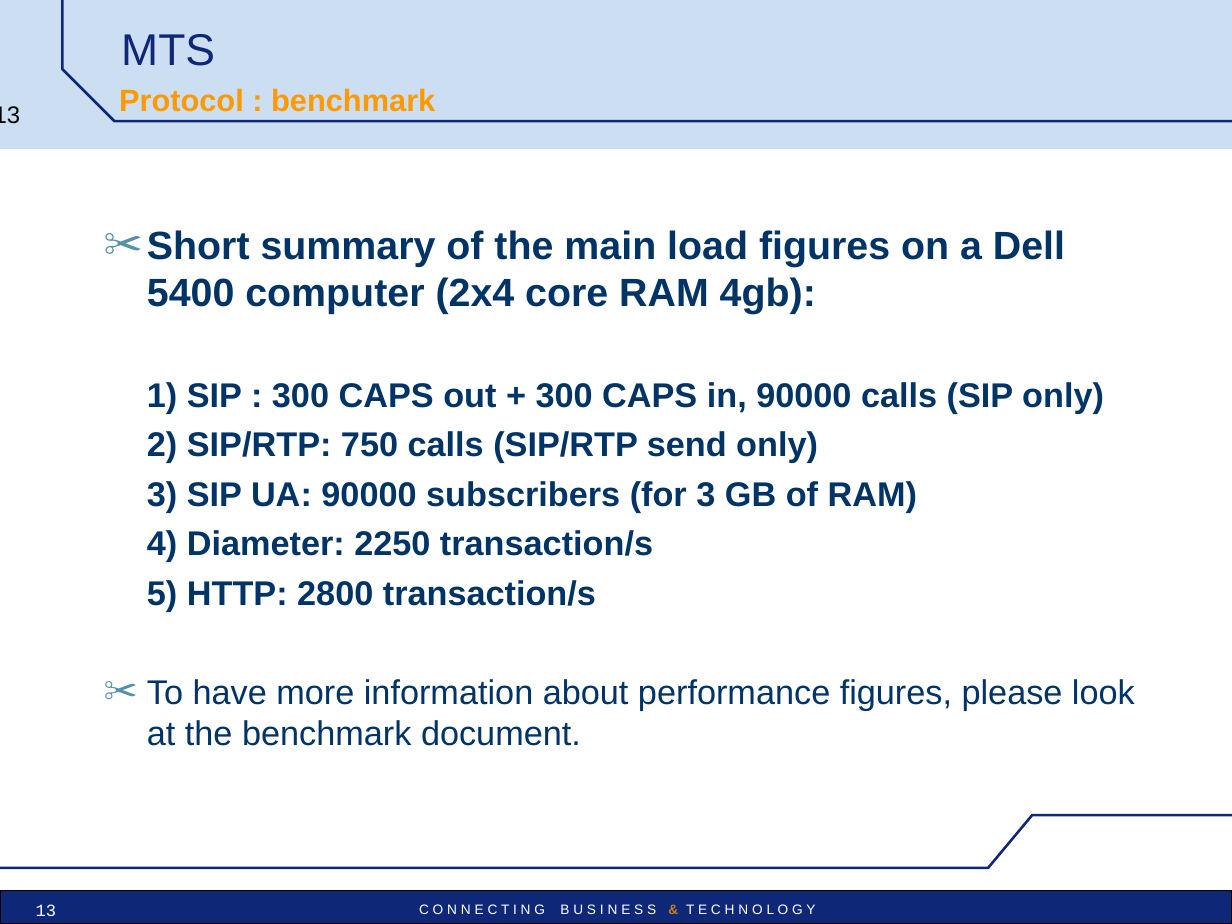
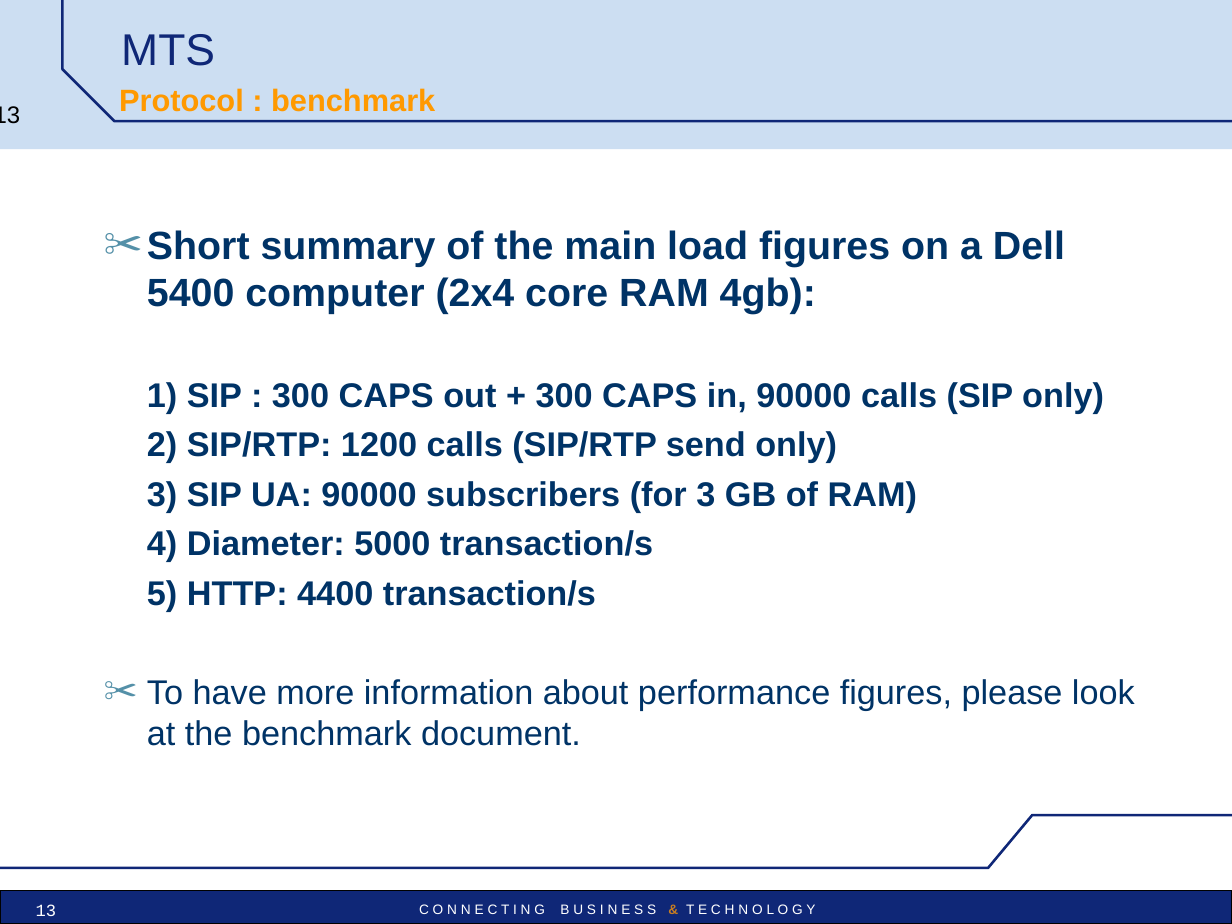
Before and after one commit to vu3mmg/mts-project, a slide deck: slide 13 of trunk/mts/src/main/doc/MTS_pres_technical.ppt. Drawn at 1232x924 pixels with LibreOffice and Linux fonts; fonts in the diff are those of the drawing; background and template pictures are left out. Boxes give left, top, right and bottom in pixels: in the first picture for what was removed or moved away, otherwise in the second. Text is boxed around its words. In the diff, an @@ line names an element or a change of style, - is before the commit and + after.

```diff
--- a/trunk/mts/src/main/doc/MTS_pres_technical.ppt
+++ b/trunk/mts/src/main/doc/MTS_pres_technical.ppt
@@ text at box(147, 431, 837, 463): text changed @@
-2) SIP/RTP: 750 calls (SIP/RTP send only)
+2) SIP/RTP: 1200 calls (SIP/RTP send only)
@@ text at box(147, 530, 653, 612): text changed @@
-4) Diameter: 2250 transaction/s
-5) HTTP: 2800 transaction/s
+4) Diameter: 5000 transaction/s
+5) HTTP: 4400 transaction/s
```
Also in this commit, not shown: 9 other slides changed, 2 slides added.
